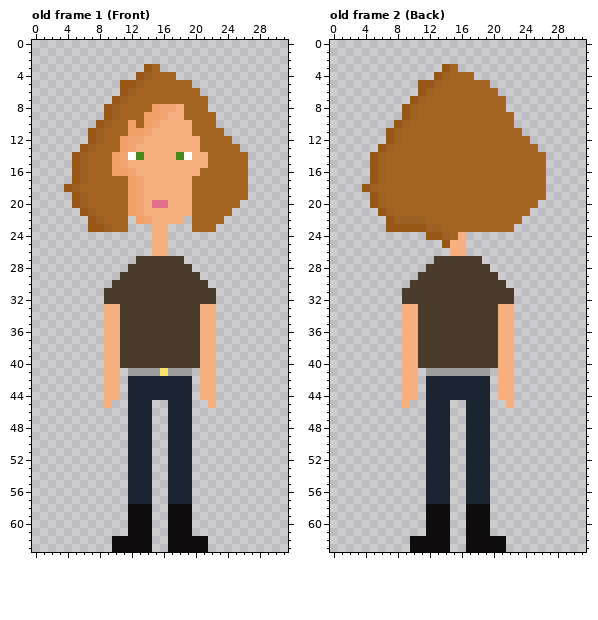
Pixel-art file: Assets/Aseprite Files/Player.ase. Above is the file before it was changed.
32x64 pixels, 3 frames. Shown: old frame 1 (Front), old frame 2 (Back). The commit also changed other frames, which this record leaves out.
Now the later version:
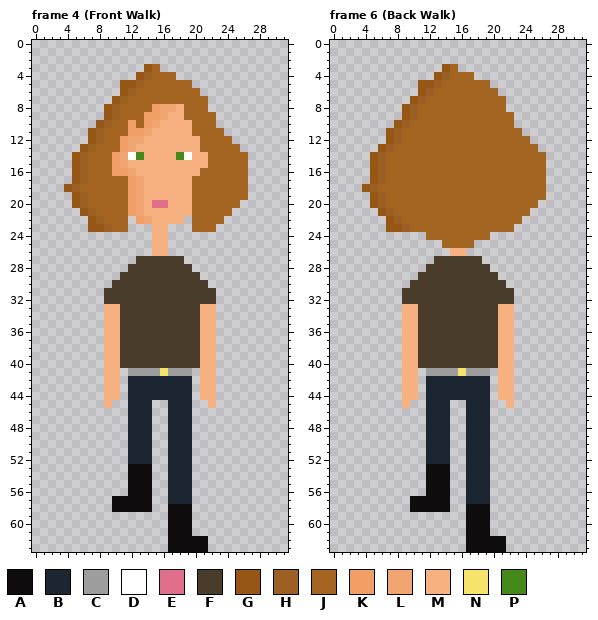
Palette (. is transparent): A #0e0c0c  B #1b2632  C #9d9d9d  D #ffffff  E #e06f8b  F #493c2b  G #955616  H #9c6024  J #a46422  K #f19e67  L #f1a572  M #f7b080  N #f7e26b  P #44891a
A new or re-ordered frame is compared with the old frame closest to it.
Commit message: More Player Walk Animations
Difference:
{"change": "frames 3 -> 21"}
{"where": "frame 4 (Front Walk) is new; against old frame 1 (Front), layer \"Legs\""}
{"frame":4,"y":53,"x":12,"old":"BBB","new":"AAA"}
{"frame":4,"y":54,"x":12,"old":"BBB","new":"AAA"}
{"frame":4,"y":55,"x":12,"old":"BBB","new":"AAA"}
{"frame":4,"y":56,"x":12,"old":"BBB","new":"AAA"}
{"frame":4,"y":57,"x":10,"old":"..BBB","new":"AAAAA"}
{"frame":4,"y":58,"x":10,"old":"..","new":"AA"}
{"frame":4,"y":59,"x":12,"old":"AAA","new":"..."}
{"frame":4,"y":60,"x":12,"old":"AAA","new":"..."}
{"frame":4,"y":61,"x":12,"old":"AAA","new":"..."}
{"frame":4,"y":62,"x":10,"old":"AAAAA","new":"....."}
{"frame":4,"y":63,"x":10,"old":"AAAAA","new":"....."}
{"where": "frame 6 (Back Walk) is new; against old frame 2 (Back)"}
{"frame":6,"y":22,"x":9,"old":"HHH","new":"JJJ"}
{"frame":6,"y":23,"x":9,"old":"GGGHH","new":"HJJJJ"}
{"frame":6,"y":24,"x":12,"old":"GGH","new":"JJJ"}
{"frame":6,"y":24,"x":16,"old":"M...","new":"JJJJ"}
{"frame":6,"y":25,"x":14,"old":"GMM.","new":"JJJJ"}
{"frame":6,"y":41,"x":16,"old":"C","new":"N"}
{"frame":6,"y":53,"x":12,"old":"BBB","new":"AAA"}
{"frame":6,"y":54,"x":12,"old":"BBB","new":"AAA"}
{"frame":6,"y":55,"x":12,"old":"BBB","new":"AAA"}
{"frame":6,"y":56,"x":12,"old":"BBB","new":"AAA"}
{"frame":6,"y":57,"x":10,"old":"..BBB","new":"AAAAA"}
{"frame":6,"y":58,"x":10,"old":"..","new":"AA"}
{"frame":6,"y":59,"x":12,"old":"AAA","new":"..."}
{"frame":6,"y":60,"x":12,"old":"AAA","new":"..."}
{"frame":6,"y":61,"x":12,"old":"AAA","new":"..."}
{"frame":6,"y":62,"x":10,"old":"AAAAA","new":"....."}
{"frame":6,"y":63,"x":10,"old":"AAAAA","new":"....."}
{"label":"changed","picture_box":[112,464,152,552]}
{"label":"changed","picture_box":[402,216,490,248]}
{"label":"changed","picture_box":[458,368,466,376]}
{"label":"changed","picture_box":[410,464,450,552]}
